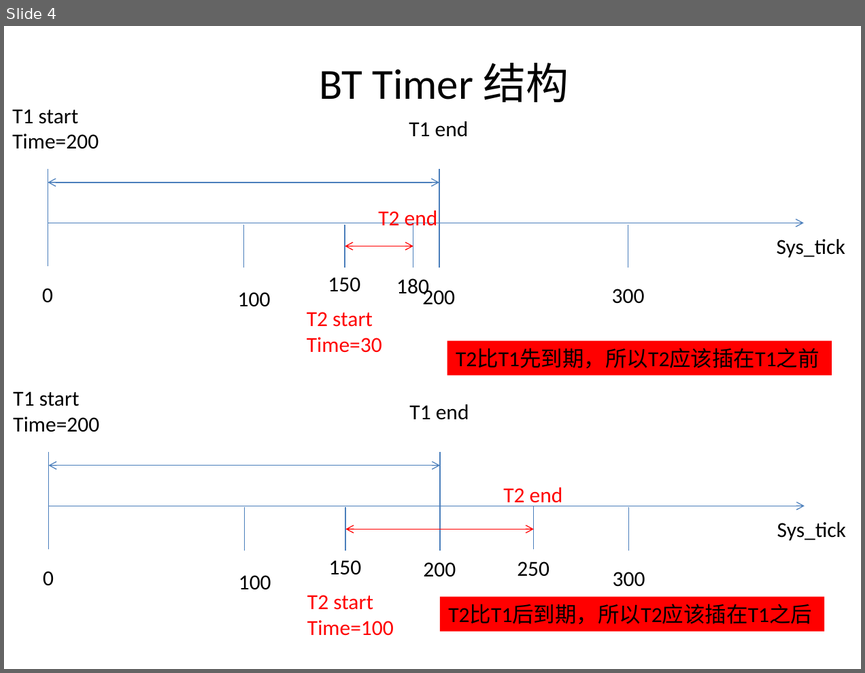
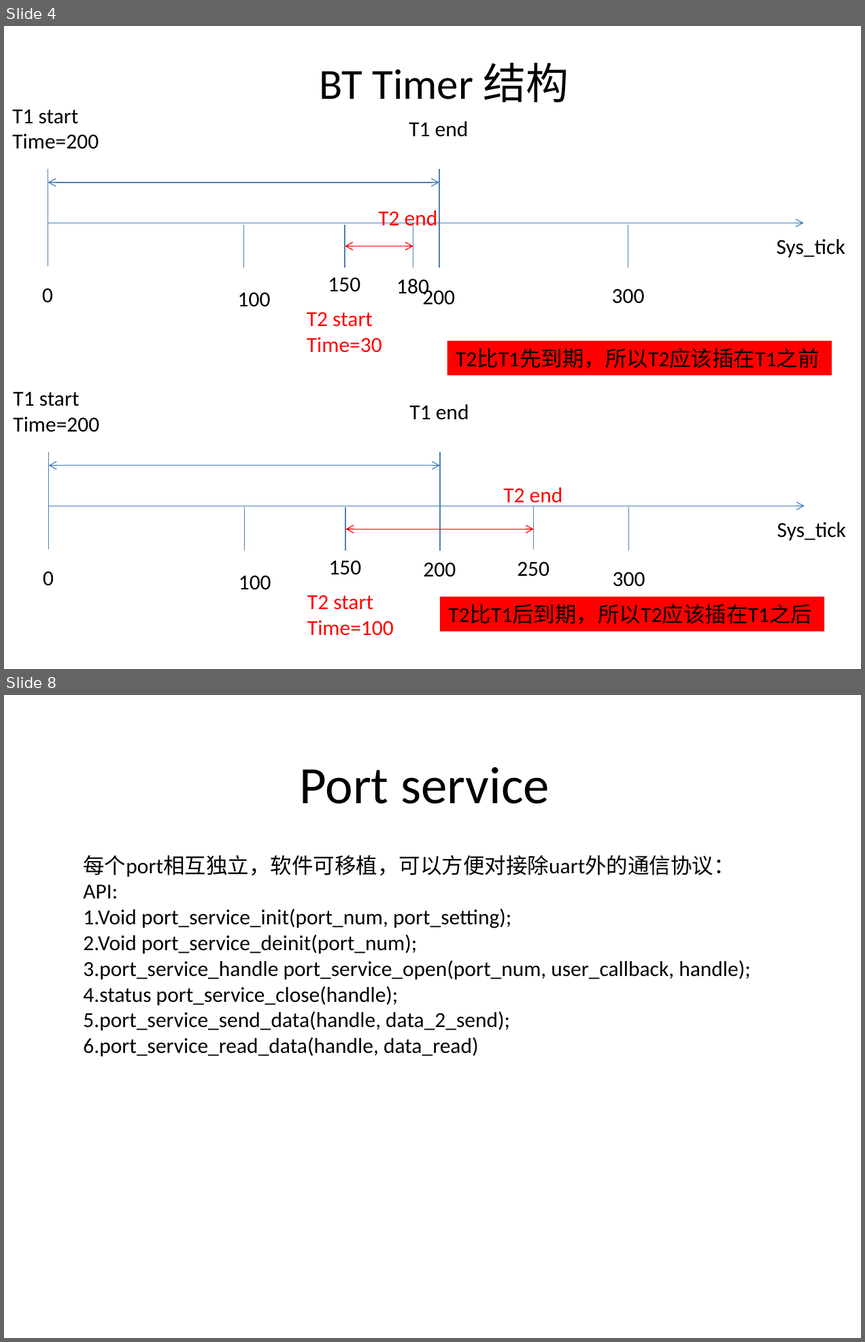
Before and after one commit to xihua13104/blue_angel, a slide deck: bluetooth_basic_v0.1/Doc/软件架构.pptx. Shown one above the other, each under a label of ours: slide 4 before the commit, slides 4 and 8 after it; the slides between them are not shown. The pictures are 865x673 and 865x1342 pixels, drawn with LibreOffice and Linux fonts; fonts in the diff are those of the drawing. Boxes give left, top, right and bottom in pixels: in the first picture for what was removed or moved away, otherwise in the second. Text is boxed around its words. In the diff, an @@ line names an element or a change of style, - is before the commit and + after.

```diff
--- a/bluetooth_basic_v0.1/Doc/软件架构.pptx
+++ b/bluetooth_basic_v0.1/Doc/软件架构.pptx
@@ slide 8 added at <box>4,695,861,1338</box>, background #FFFFFF @@
@@ title added at <box>299,767,549,804</box>, 44 pt, text #000000 @@
+Port service
@@ text added at <box>83,855,750,1056</box>, 18 pt, text #000000 @@
+每个port相互独立，软件可移植，可以方便对接除uart外的通信协议：
+API:
+1.Void port_service_init(port_num, port_setting);
+2.Void port_service_deinit(port_num);
+3.port_service_handle port_service_open(port_num, user_callback, handle);
+4.status port_service_close(handle);
+5.port_service_send_data(handle, data_2_send);
+6.port_service_read_data(handle, data_read)
```
Also in this commit, not shown: 3 other slides changed, 3 other slides added, 15 other files.
